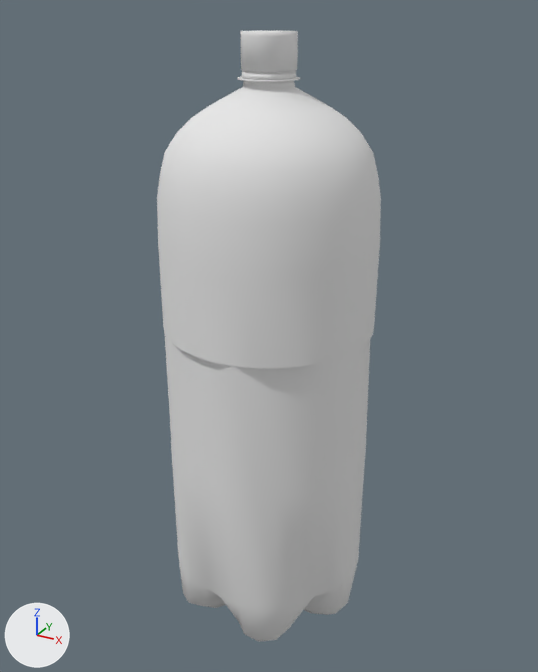
A saved change to the OBJ model Assets/garrafa.obj.
One viewpoint serves both versions: a 50 mm camera at (12.1, -22.0, 24.8) aimed at (-0.1, 0.2, 13.7). Every picture has the same lights, and +X, +Y and +Z are marked at lower left. Where no turn or scale is listed for an object, it has been applied to the vertices.

Objects in the first picture: 'garrafa;bottle_Cylinder', 'tampa;cap_Cylinder.002'.
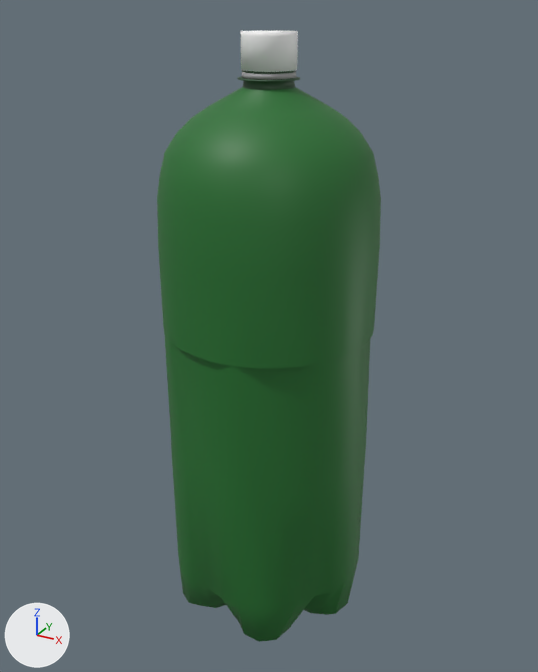
What the commit changed:
Material 'Material.002' (mat_material_002) changes colour from white #e7e7e7 to dark green #24702f; in linear values from (0.8, 0.8, 0.8) to (0.0173, 0.163, 0.028).
Material 'Material.003' (mat_material_003) changes colour from white #e7e7e7 to dark green #2b5031; in linear values from (0.8, 0.8, 0.8) to (0.0243, 0.08, 0.0308).
Material 'Material.004' (mat_material_004) changes colour from white #e7e7e7 to grey #a2a2a2; in linear values from (0.8, 0.8, 0.8) to (0.359, 0.359, 0.359).
Material 'Material.005' (mat_material_005) changes colour from white #e7e7e7 to white #ffffff; in linear values from (0.8, 0.8, 0.8) to (1.0, 1.0, 1.0).

Pixel boxes (x1, y1, x2, y2) of what changed, in the pictures (538 x 672 px):
'garrafa;bottle_Cylinder', recoloured (grey to green): (157, 70, 381, 642) in both
